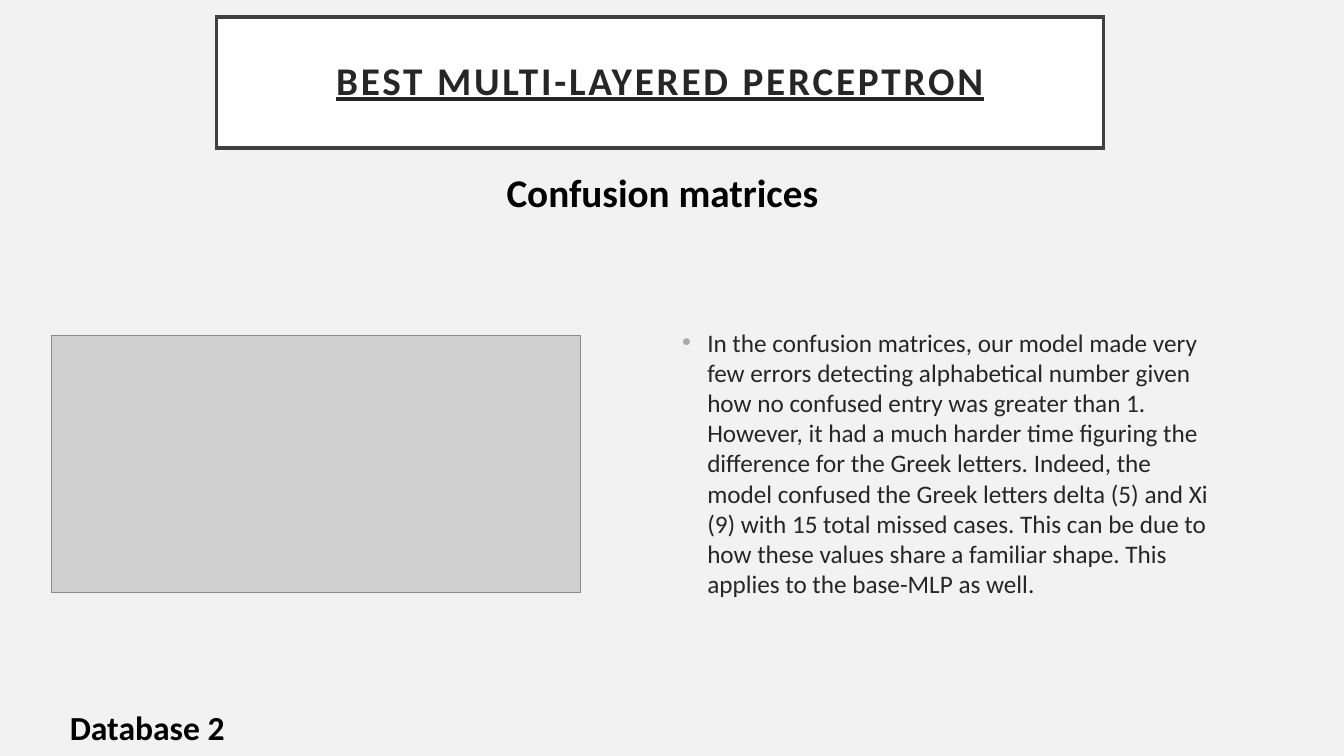
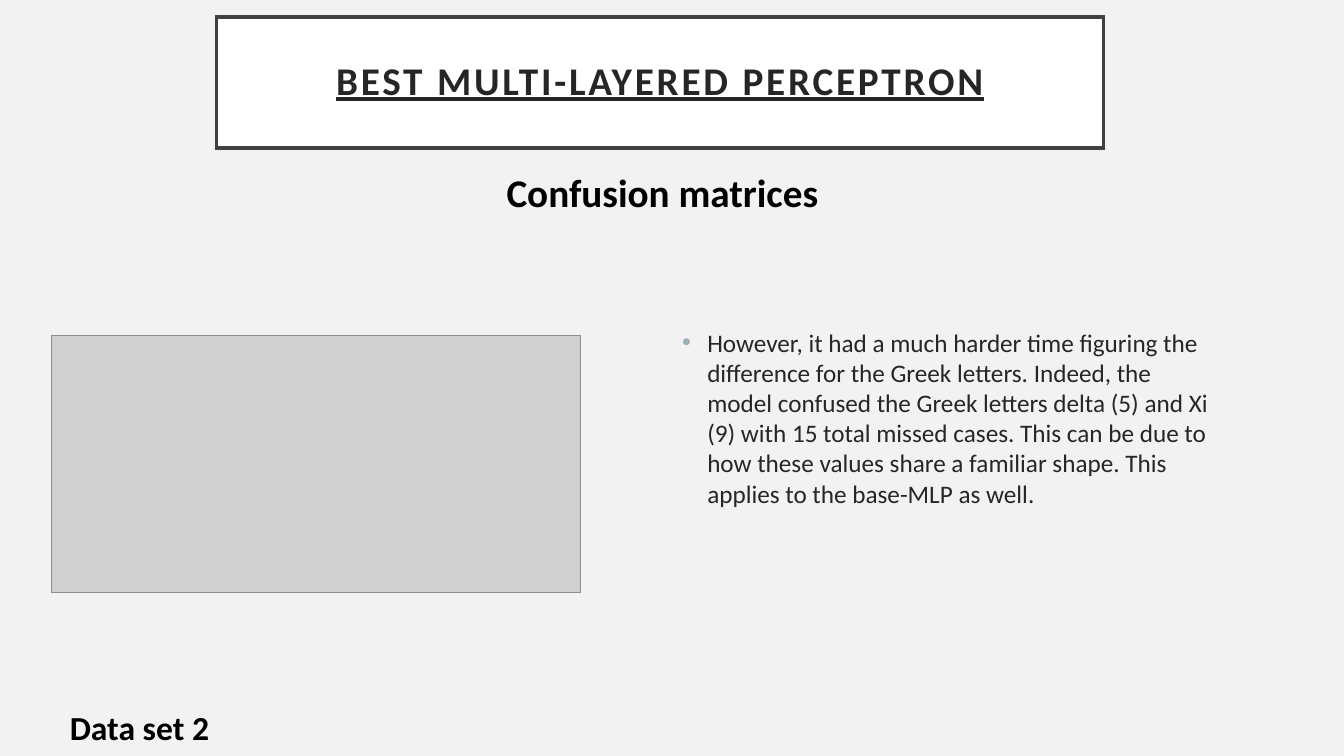
Before and after one commit to patnunes/COMP472, a slide deck: slide 16 of Result_Analysis.pptx. Drawn at 1344x756 pixels with LibreOffice and Linux fonts; fonts in the diff are those of the drawing; grey boxes stand for pictures. Boxes give left, top, right and bottom in pixels: in the first picture for what was removed or moved away, otherwise in the second. Text is boxed around its words. In the diff, an @@ line names an element or a change of style, - is before the commit and + after.

```diff
--- a/Result_Analysis.pptx
+++ b/Result_Analysis.pptx
@@ text at [707, 334, 1208, 507]: text changed @@
-• In the confusion matrices, our model made very few errors detecting alphabetical number given how no confused entry was greater than 1. However, it had a much harder time figuring the difference for the Greek letters. Indeed, the model confused the Greek letters delta (5) and Xi (9) with 15 total missed cases. This can be due to how these values share a familiar shape. This applies to the base-MLP as well.
+• However, it had a much harder time figuring the difference for the Greek letters. Indeed, the model confused the Greek letters delta (5) and Xi (9) with 15 total missed cases. This can be due to how these values share a familiar shape. This applies to the base-MLP as well.
@@ text at [70, 718, 209, 741]: text changed @@
-Database 2
+Data set 2
```
Also in this commit, not shown: 14 other slides changed, 2 other files.
